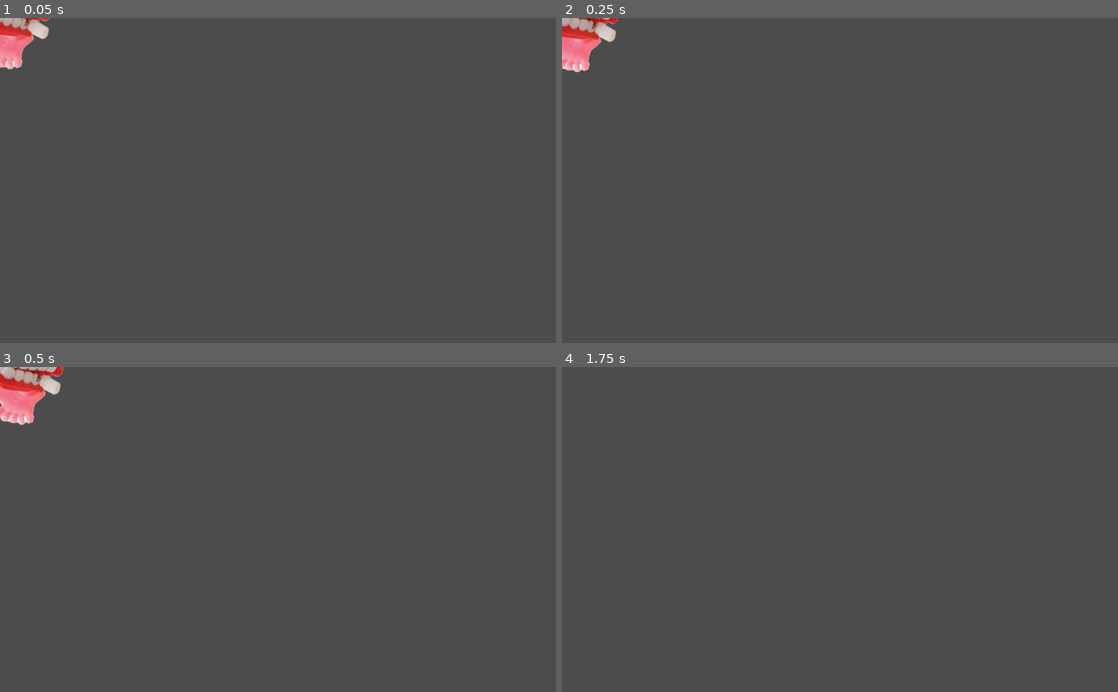
Above: before the commit, frames 1-4 (two rows, left to right).
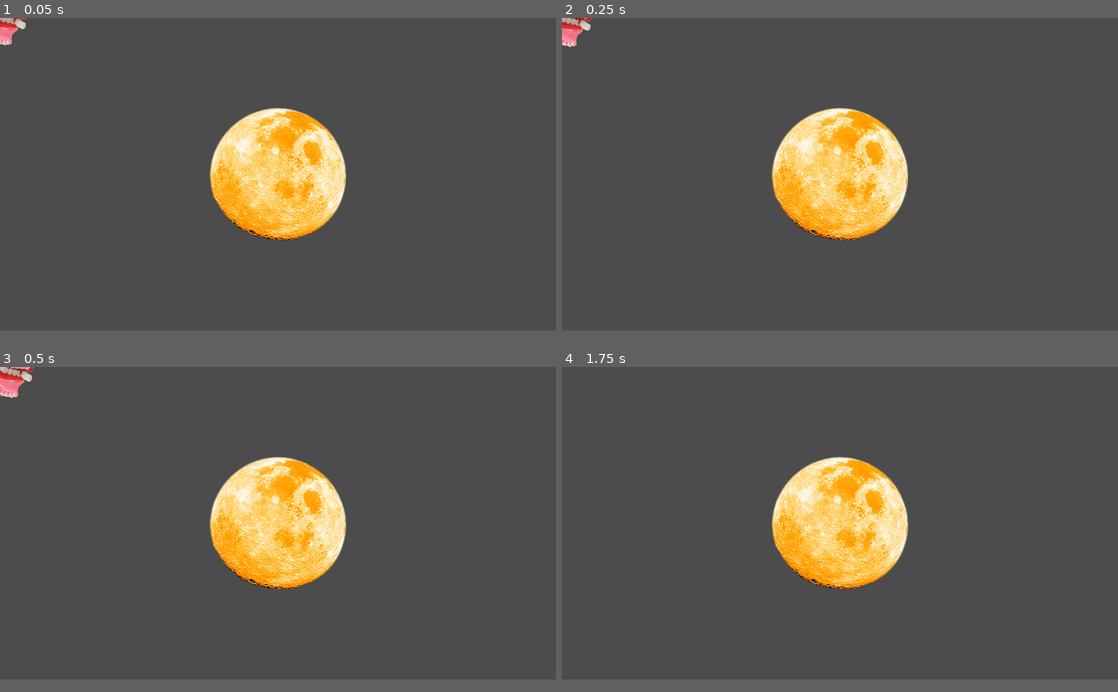
Above: after the commit, the same moments.

Repository: PushingPolygons/moonchomper-RosemaryKoshy
Game: Godot game, scene res://Level/Level.tscn
The game is run twice, just before and just after one commit, with the same random seed, the same clock (stepped at 60 frames per second) and the same inputs.
Inputs (mouse positions are in pixels of both pictures, inside the frame that each line leads up to):
- Up to frame 1 (0.05 s): no input
- Up to frame 2 (0.25 s): no input
- Up to frame 3 (0.5 s): no input
- Up to frame 4 (1.75 s): move the mouse to (573, 373) at 0.52 s; click (573, 373) at 0.67 s; tap Enter at 1.25 s; move the mouse to (728, 545) at 1.27 s; click (728, 545) at 1.42 s
In our replay, the window is 800x468 before the commit and 800x450 after it. These sizes can differ from the game's own. Grey fills any space a smaller window leaves; there, only what the larger window draws over its background counts as a difference.

The runs differ from the first frame. In frame 1, 8.7% of the frame differs, in the area x 0-63%, y 0-69%; in frame 2, 8.9%; in frame 3, 9.2%; in frame 4, 7.9%.

Commit message:
project setup 7: fix display resolution & stretch

Diff:
--- a/Code/Level/Level.tscn
+++ b/Code/Level/Level.tscn
@@ -7,4 +7,4 @@
 script = ExtResource( 2 )
 
 [node name="Moon" parent="." instance=ExtResource( 1 )]
-position = Vector2( 1920, 1080 )
+position = Vector2( 960, 540 )
--- a/Code/project.godot
+++ b/Code/project.godot
@@ -30,6 +30,13 @@
 run/main_scene="res://Level/Level.tscn"
 config/icon="res://icon.png"
 
+[display]
+
+window/size/width=1920
+window/size/height=1080
+window/stretch/mode="2d"
+window/stretch/aspect="keep"
+
 [physics]
 
 common/enable_pause_aware_picking=true
